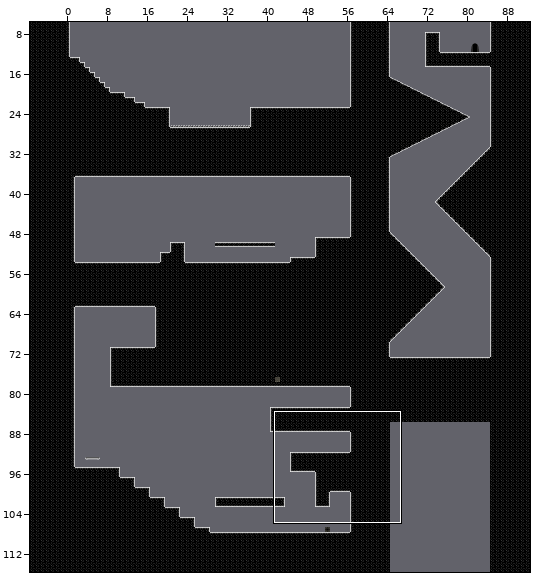
Two versions of a level (Tiled map, assets/Data/Map/redzone.tmx). Above: a wide view before the commit, with the close-up outlined.
Close-up. The starting point:
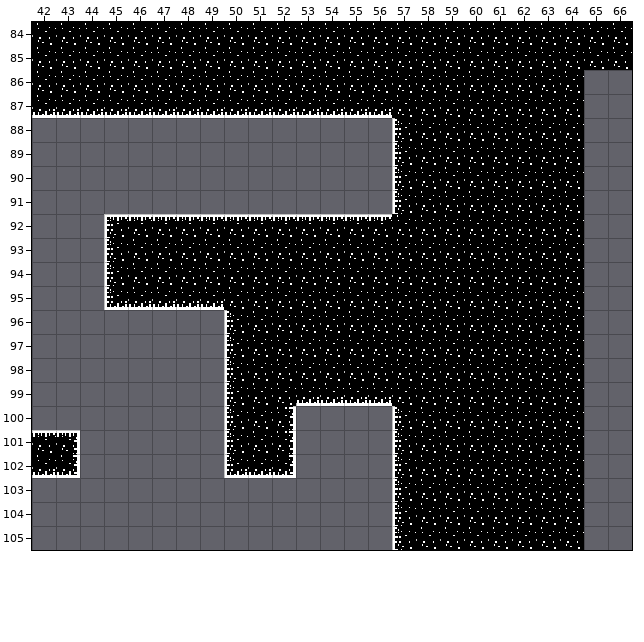
Cells are 16x16 px. Shown: x 42..66, y 84..105. The commit also changed other parts of the map, which this record leaves out. The old version is drawn lined up with the new one.
And afterwards:
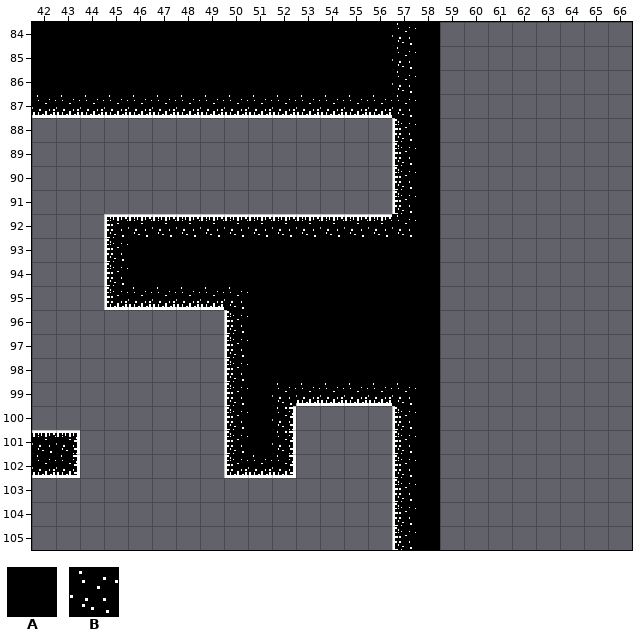
Key: from "amproject": A 6, B 22.
_ is an empty cell, . an unchanged one.
Difference:
map size 100x120 -> 86x109 cells (old content now starts at -7,-4; both pictures use the new coordinates)
--- layer "Tiles"
@@ x 42..66 @@
- 84 BBBBBBBBBBBBBBB.BBBBBBBBB
- 85 BBBBBBBBBBBBBBB.BBBBBBBBB
- 86 BBBBBBBBBBBBBBB.BBBBBBB..
- 87 ................BBBBBBB..
- 88 ................BBBBBBB..
- 89 ................BBBBBBB..
- 90 ................BBBBBBB..
- 91 ................BBBBBBB..
- 92 ................BBBBBBB..
- 93 ....BBBBBBBBBBBBBBBBBBB..
- 94 ....BBBBBBBBBBBBBBBBBBB..
- 95 .........BBBBBBBBBBBBBB..
- 96 .........BBBBBBBBBBBBBB..
- 97 .........BBBBBBBBBBBBBB..
- 98 .........BBBBBBBBBBBBBB..
- 99 .........B......BBBBBBB..
-100 .........B......BBBBBBB..
-101 .........B......BBBBBBB..
-102 ................BBBBBBB..
-103 ................BBBBBBB..
-104 ................BBBBBBB..
-105 ................BBBBBBB..
+ 84 AAAAAAAAAAAAAAA.A________
+ 85 AAAAAAAAAAAAAAA.A________
+ 86 AAAAAAAAAAAAAAA.A______..
+ 87 ................A______..
+ 88 ................A______..
+ 89 ................A______..
+ 90 ................A______..
+ 91 ................A______..
+ 92 ................A______..
+ 93 ....AAAAAAAAAAAAA______..
+ 94 ....AAAAAAAAAAAAA______..
+ 95 .........AAAAAAAA______..
+ 96 .........AAAAAAAA______..
+ 97 .........AAAAAAAA______..
+ 98 .........AAAAAAAA______..
+ 99 .........A......A______..
+100 .........A......A______..
+101 .........A......A______..
+102 ................A______..
+103 ................A______..
+104 ................A______..
+105 ................A______..
